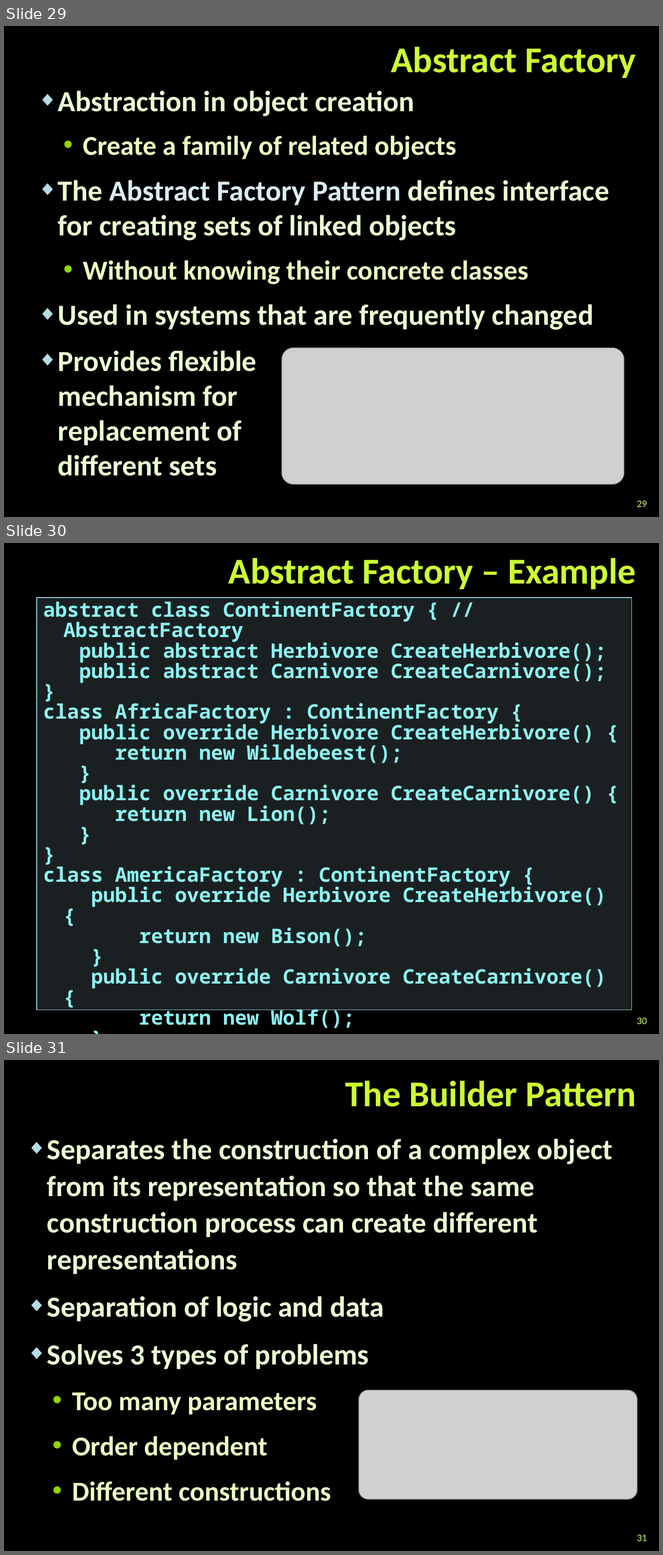
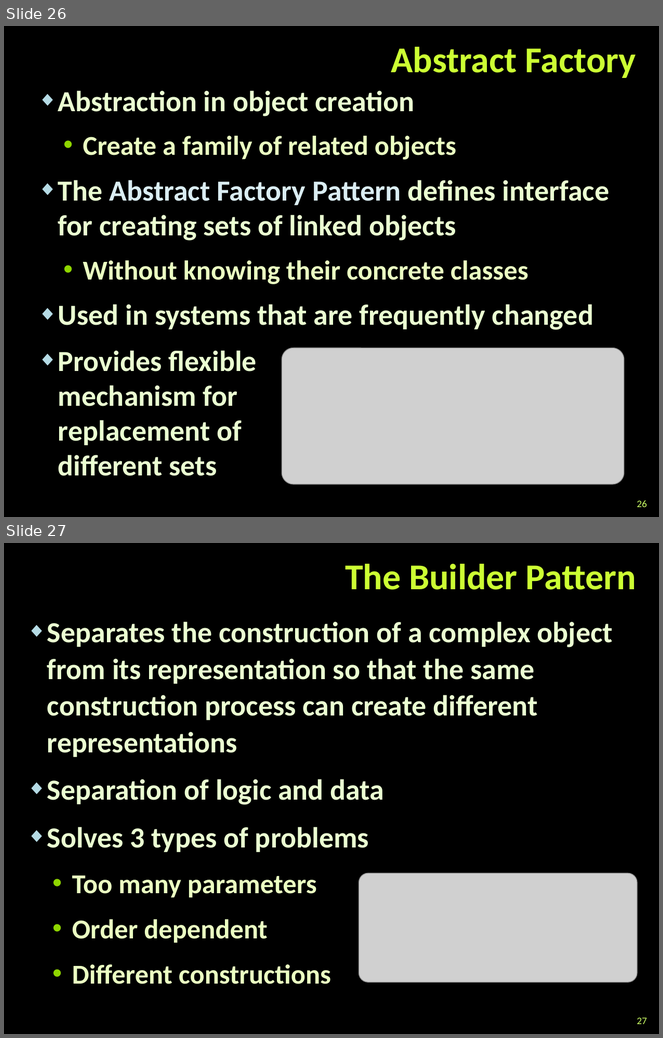
Before and after one commit to martin-nikolov/Telerik-Academy, a slide deck: Programming with C#/3. C# Object-Oriented Programming/07. Design Patterns/Design Patterns.pptx. Shown one above the other, each under a label of ours: slides 29, 30 and 31 before the commit, slides 26 and 27 after it. The pictures are 663x1555 and 663x1038 pixels, drawn with LibreOffice and Linux fonts; fonts in the diff are those of the drawing; grey boxes stand for pictures; background and template pictures are left out. Boxes give left, top, right and bottom in pixels: in the first picture for what was removed or moved away, otherwise in the second. Text is boxed around its words. In the diff, an @@ line names an element or a change of style, - is before the commit and + after.

```diff
--- a/Programming with C#/3. C# Object-Oriented Programming/07. Design Patterns/Design Patterns.pptx
+++ b/Programming with C#/3. C# Object-Oriented Programming/07. Design Patterns/Design Patterns.pptx
@@ slide 30 removed at <box>4,543,659,1034</box>, background picture (left out) @@
@@ title removed at <box>229,558,636,589</box> @@
-Abstract Factory – Example
@@ text removed at <box>37,598,632,1017</box> @@
-abstract class ContinentFactory { // AbstractFactory
-public abstract Herbivore CreateHerbivore();
-public abstract Carnivore CreateCarnivore();
-}
-class AfricaFactory : ContinentFactory {
-public override Herbivore CreateHerbivore() {
-return new Wildebeest();
-}
-public override Carnivore CreateCarnivore() {
-return new Lion();
-}
-}
-class AmericaFactory : ContinentFactory {
-public override Herbivore CreateHerbivore() {
-return new Bison();
-}
-public override Carnivore CreateCarnivore() {
-return new Wolf();
-}
-}
@@ page number removed at <box>637,1018,647,1025</box> @@
-30
@@ what was slide 29 is now slide 26 @@
@@ page number at <box>637,501,647,508</box>: text changed @@
-29
+26
@@ what was slide 31 is now slide 27 @@
@@ page number at <box>637,1018,647,1025</box>: text changed @@
-31
+27
```
Also in this commit, not shown: 4 slides changed, 5 other slides removed, 2 other files.
